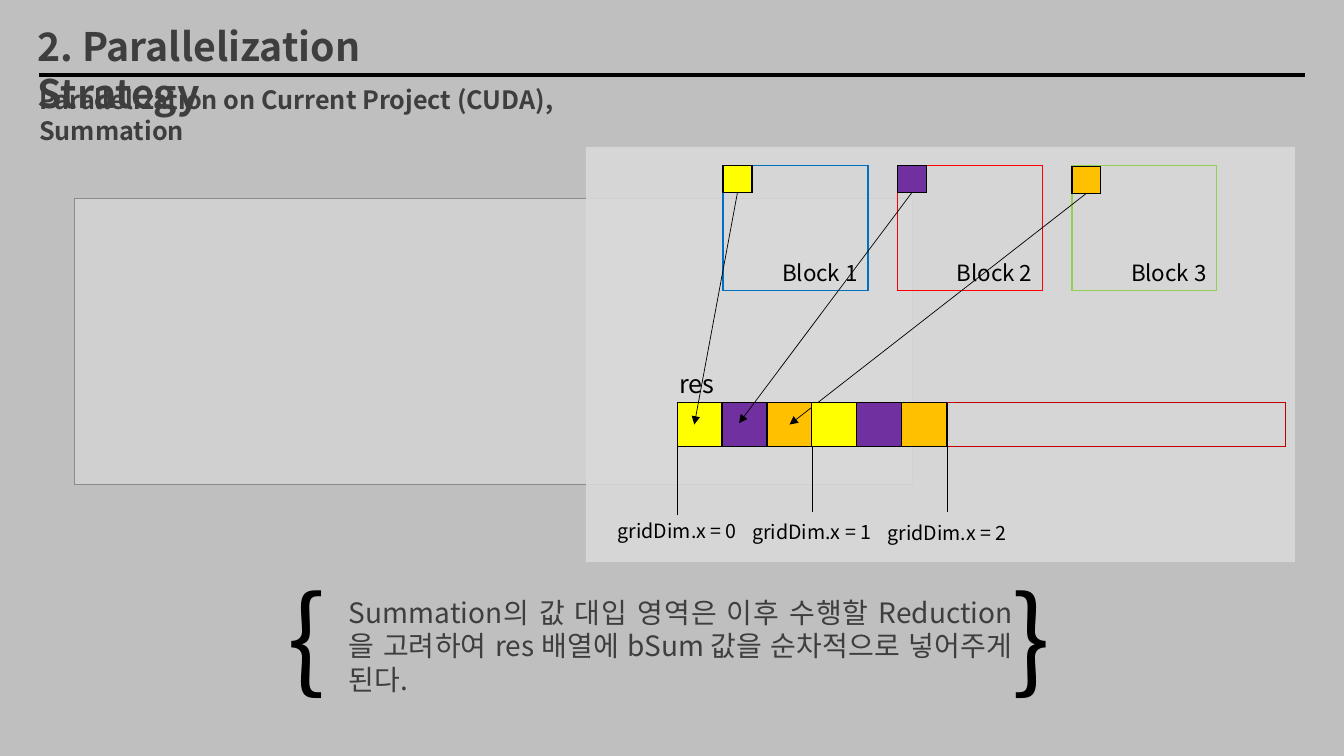
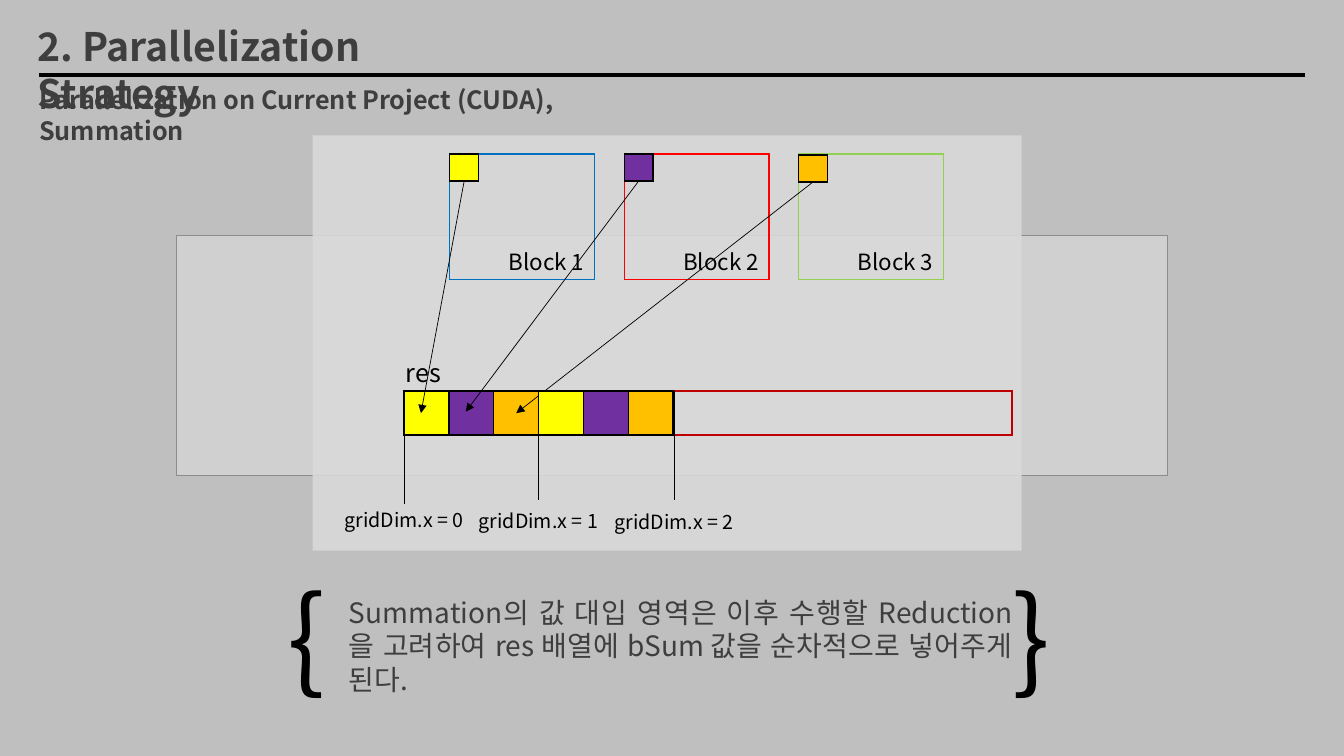
Before and after one commit to whitepurple/2020_MP_Project_1, a slide deck: slide 8 of 2팀_발표자료.pptx. Drawn at 1344x756 pixels with LibreOffice and Linux fonts; fonts in the diff are those of the drawing; grey boxes stand for pictures. Boxes give left, top, right and bottom in pixels: in the first picture for what was removed or moved away, otherwise in the second. Text is boxed around its words. In the diff, an @@ line names an element or a change of style, - is before the commit and + after.

```diff
--- a/2팀_발표자료.pptx
+++ b/2팀_발표자료.pptx
@@ picture: place and size @@
-picture at [75,199,913,485]
+picture at [176,236,1168,477]
@@ 14 rectangles, 7 texts, 3 arrows, 3 lines: place and size @@
-14 rectangles, 7 texts, 3 arrows, 3 lines at [586,147,1295,563]
+14 rectangles, 7 texts, 3 arrows, 3 lines at [313,135,1021,551]
```
Also in this commit, not shown: 1 other slide changed.
